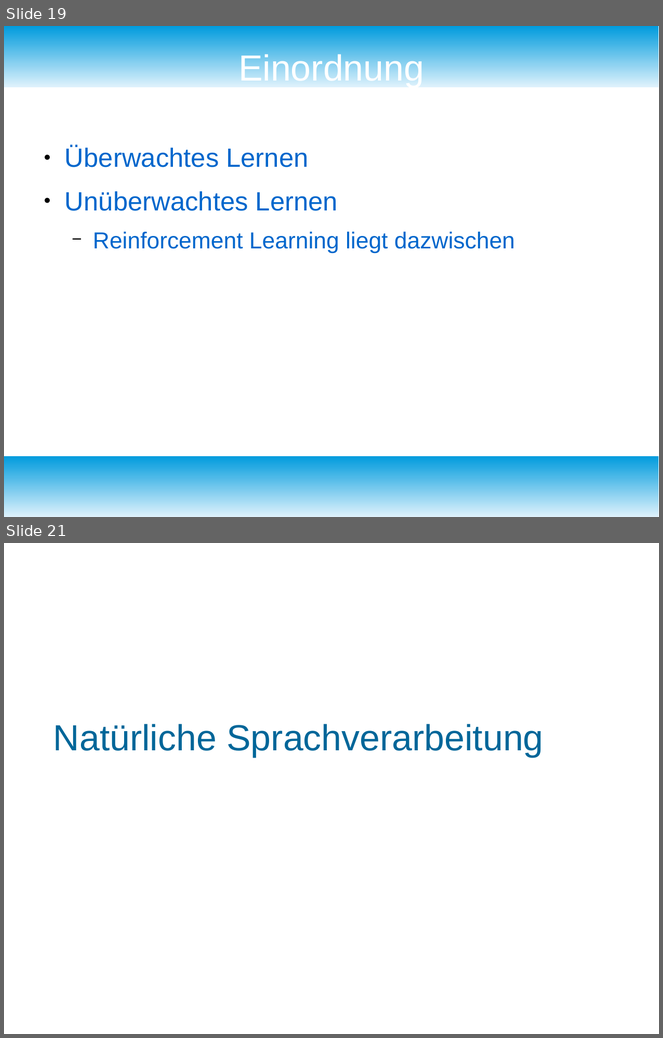
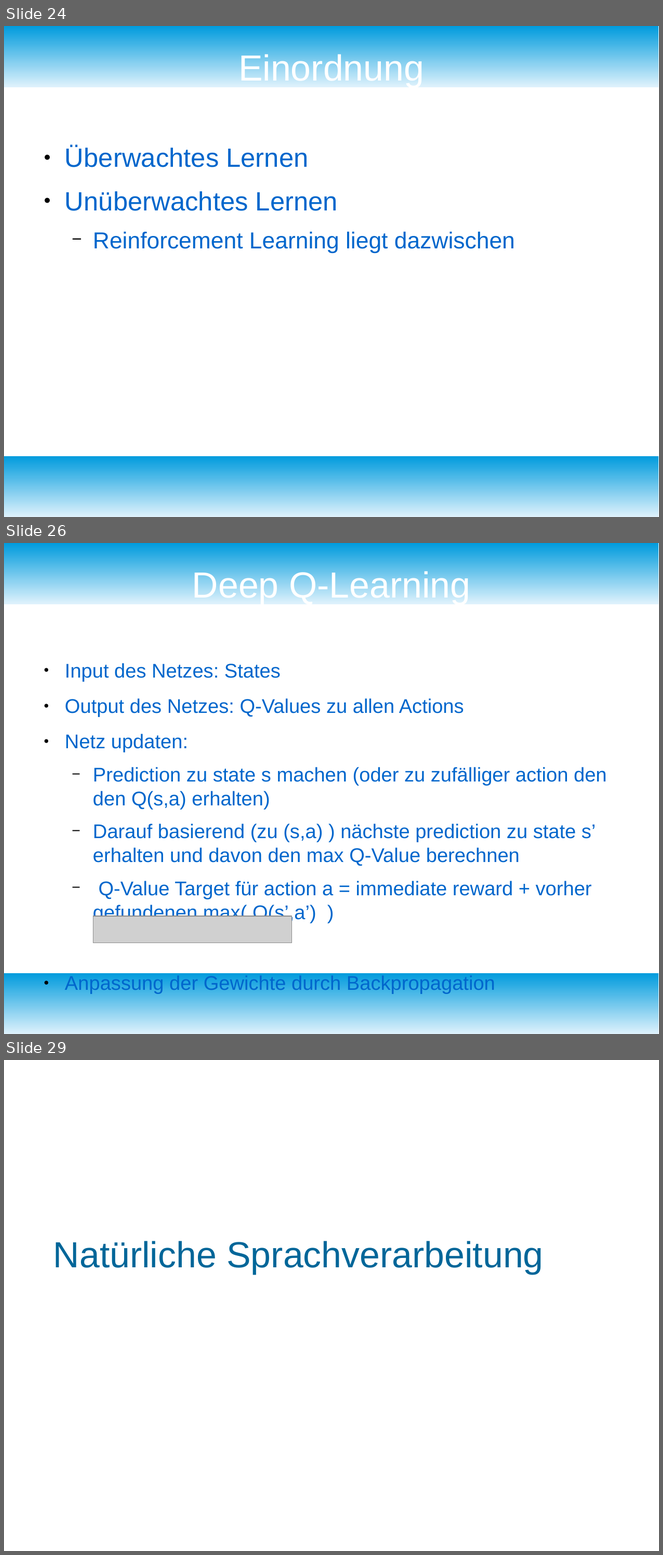
Before and after one commit to fnehmer/haw-is-assignment, a slide deck: Präsentation/is_praesentation.odp. Shown one above the other, each under a label of ours: slides 19 and 21 before the commit, slides 24, 26 and 29 after it; the slides between them are not shown. The pictures are 663x1038 and 663x1555 pixels, drawn with LibreOffice and Linux fonts; fonts in the diff are those of the drawing; grey boxes stand for pictures; background and template pictures are left out. Boxes give left, top, right and bottom in pixels: in the first picture for what was removed or moved away, otherwise in the second. Text is boxed around its words. In the diff, an @@ line names an element or a change of style, - is before the commit and + after.

```diff
--- a/Präsentation/is_praesentation.odp
+++ b/Präsentation/is_praesentation.odp
@@ slide 26 added at (4,543,659,1034), background #FFFFFF; not listed: 2 template elements that a slide beside it also shows @@
@@ title added at (192,568,470,604), 44 pt, text #FFFFFF @@
+Deep Q-Learning
@@ text added at (65,663,607,924), 24 pt, text #0066CC @@
+● Input des Netzes: States
+● Output des Netzes: Q-Values zu allen Actions
+● Netz updaten:
+  − Prediction zu state s machen (oder zu zufälliger action den den Q(s,a) erhalten)
+  − Darauf basierend (zu (s,a) ) nächste prediction zu state s’ erhalten und davon den max Q-Value berechnen
+  − Q-Value Target für action a = immediate reward + vorher gefundenen max( Q(s’,a’) )
+● Anpassung der Gewichte durch Backpropagation
@@ picture added at (93,916,292,943) @@
@@ what was slide 19 is now slide 24 @@
@@ what was slide 21 is now slide 29 @@
```
Also in this commit, not shown: 2 slides changed, 8 other slides added, 1 slide removed, 12 other files.
